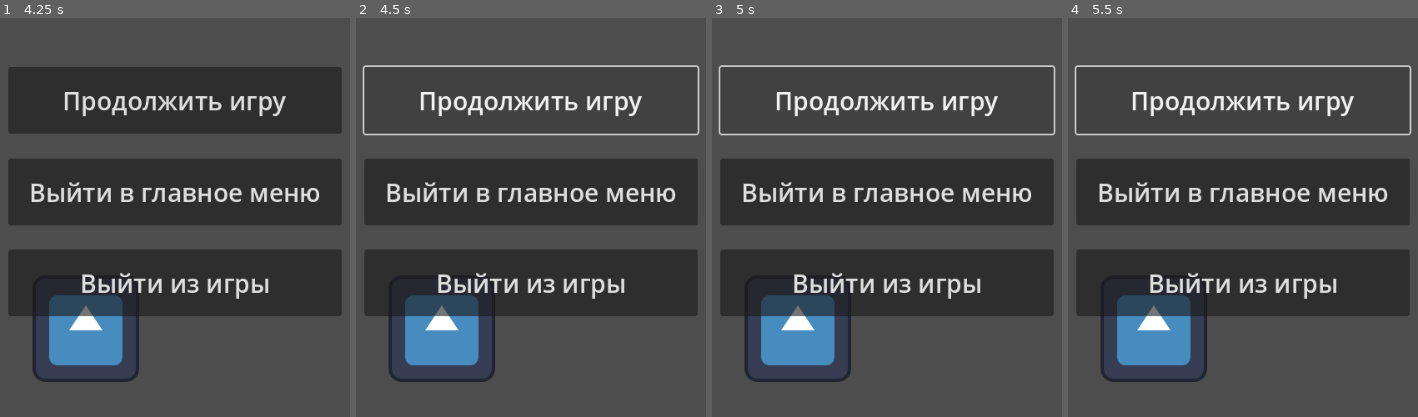
Above: before the commit, frames 1-4 (left to right).
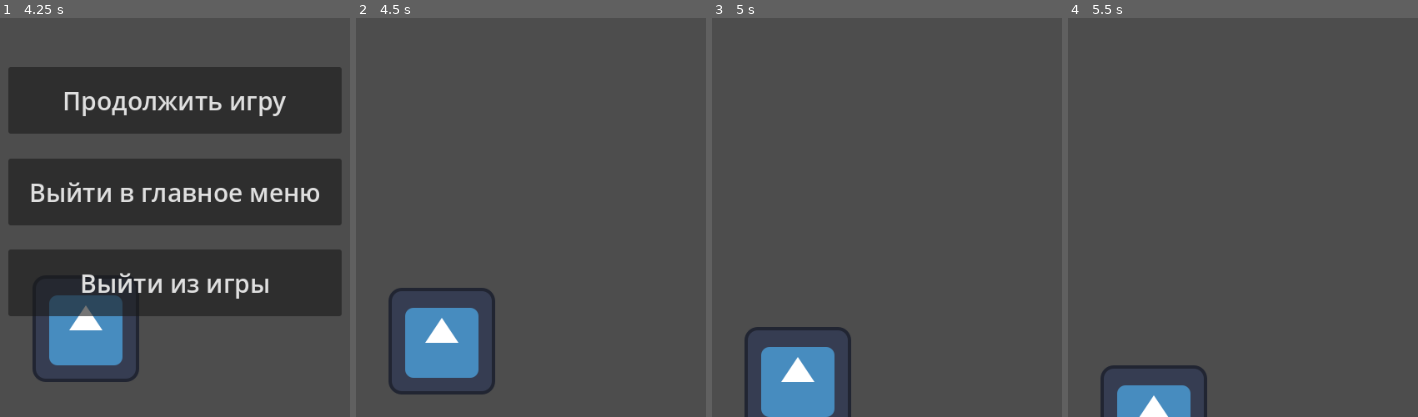
Above: after the commit, the same moments.

Repository: Dkoplik/Paint-it-Black
Game: Godot game, scene res://menu_test.tscn
Two runs of this game, one before a commit and one after it. Both use one fixed random seed, a clock stepped at 60 frames per second and the inputs below. The project has no main scene, so this scene is started directly. The engine's default icon, where the game draws it, is replaced by a stand-in: a white triangle on a blue panel in a dark square.
Inputs (mouse positions are in pixels of both pictures, inside the frame that each line leads up to):
- Up to frame 1 (4.25 s): tap Escape (esc) at 4.15 s
- Up to frame 2 (4.5 s): click "Продолжить игру" at 4.25 s
- Up to frame 3 (5 s): no input
- Up to frame 4 (5.5 s): click (1243, 101) at 5 s, where only the run before the commit has a clickable "Продолжить игру"

Frame 1 is identical in both runs. In frame 2, 34% of the frame differs, in the area x 1-99%, y 11-95%; in frame 3, 38%; in frame 4, 39%, in the area x 1-99%, y 11-100%.

Commit message:
Добавил логику работы кнопкам

Diff:
--- a/Paint-it-Black/menu_test.tscn
+++ b/Paint-it-Black/menu_test.tscn
@@ -41,3 +41,9 @@
 
 [node name="PauseMenu" parent="." instance=ExtResource("4_ik7b4")]
 process_mode = 2
+
+[connection signal="pressed" from="PauseMenu/ContinueButton" to="pause_manager" method="_on_continue_button_pressed"]
+[connection signal="pressed" from="PauseMenu/ExitToMainMenuButton" to="pause_manager" method="_on_exit_to_main_menu_button_pressed"]
+[connection signal="pressed" from="PauseMenu/ExitGameButton" to="pause_manager" method="_on_exit_game_button_pressed"]
+
+[editable path="PauseMenu"]
--- a/Paint-it-Black/pause_manager.gd
+++ b/Paint-it-Black/pause_manager.gd
@@ -14,3 +14,15 @@
 	else:
 		get_tree().paused = false
 		pause_menu.hide()
+
+
+
+func _on_continue_button_pressed():
+	game_paused = !game_paused
+
+func _on_exit_to_main_menu_button_pressed():
+	get_tree().change_scene_to_file("res://main_menu.tscn")
+
+
+func _on_exit_game_button_pressed():
+	get_tree().quit()
